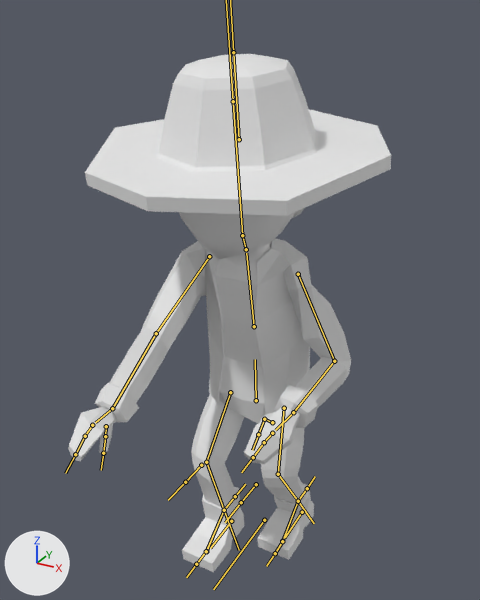
Two versions of the FBX model OutofLight/Assets/Graphics/PlayerCharacter/Dave.fbx, one commit apart.
Camera for both pictures: a 50 mm camera at (0.764, -1.555, 1.548) aimed at (-0.015, -0.139, 0.839). Lighting does not change. The marker at lower left points along +X, +Y and +Z. Both versions are drawn at frame 19 of the action 'Armature|Interact'; the numbers are the values there. The bones that bend it are drawn over the model as lines.

The first picture shows 'Character'.
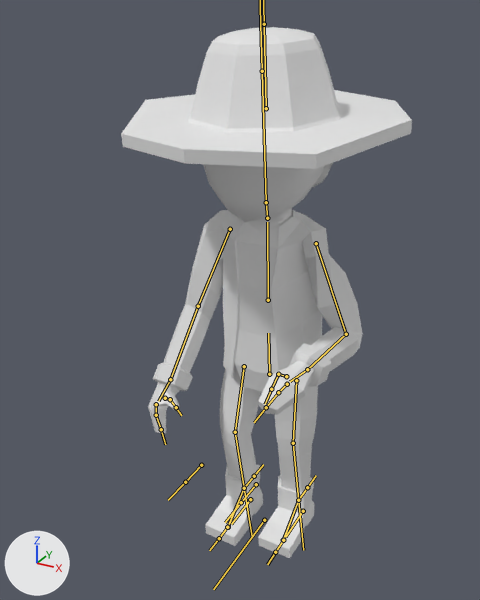
Location of each change, [x1, y1, x2, y2] in pixels of the pictures (480 x 600 px):
'Character', posed (10% narrower)
    before: [68, 54, 391, 572]
    after: [121, 27, 412, 558]
bone 'Hat', root to tip
    before: (239, 139) to (233, 52)
    after: (266, 108) to (264, 24)
bone 'Torso', root to tip
    before: (256, 400) to (255, 359)
    after: (269, 374) to (268, 333)
bone 'Chest', root to tip
    before: (254, 326) to (246, 253)
    after: (268, 300) to (267, 222)
bone 'Head', root to tip
    before: (242, 235) to (233, 101)
    after: (266, 202) to (262, 71)
bone 'Upper Arm.R', root to tip
    before: (209, 256) to (156, 333)
    after: (230, 229) to (198, 306)
bone 'Lower Arm.R', root to tip
    before: (156, 333) to (112, 408)
    after: (198, 306) to (170, 379)
bone 'Hand.R', root to tip
    before: (112, 408) to (95, 422)
    after: (170, 379) to (158, 401)
bone 'Thumb01.R', root to tip
    before: (106, 426) to (105, 436)
    after: (165, 398) to (170, 399)
bone 'Thumb02.R', root to tip
    before: (105, 436) to (103, 453)
    after: (170, 399) to (176, 407)
bone 'Upper Leg.L', root to tip
    before: (284, 408) to (278, 474)
    after: (296, 380) to (293, 443)
bone 'Lower Leg.L', root to tip
    before: (278, 474) to (298, 501)
    after: (293, 443) to (298, 500)
bone 'Upper Leg.R', root to tip
    before: (230, 392) to (206, 462)
    after: (244, 366) to (235, 432)
bone 'Lower Leg.R', root to tip
    before: (206, 462) to (224, 510)
    after: (235, 432) to (244, 488)
bone 'Leg Control.R', root to tip
    before: (231, 521) to (210, 548)
    after: (250, 499) to (231, 524)

Edits to the bpy script that builds the scene:
```text
Change bone_hat:
    where bone_hat = bpy.data.objects['Armature'].pose.bones['Hat']
    bone_hat.location: (0.01, -0.68, 1.76) -> (0.01, -0.14, 0.39)
    bone_hat.rotation_quaternion: (0.998, 0.064, 0.0, 0.0) -> (0.999, 0.045, 0.0, 0.0)  # degrees (7, 0, 0) -> degrees (5, 0, 0)
Change bone_torso:
    where bone_torso = bpy.data.objects['Armature'].pose.bones['Torso']  # child of 'Root'
    bone_torso.location: (-0.02, -0.54, -0.78) -> (-0.02, -0.14, 0.09)
Change bone_chest:
    where bone_chest = bpy.data.objects['Armature'].pose.bones['Chest']  # child of 'Torso'
    bone_chest.rotation_quaternion: (0.993, 0.12, -0.001, 0.0) -> (0.999, 0.043, -0.001, 0.0)  # degrees (14, 0, 0) -> degrees (5, 0, 0)
Change bone_head:
    where bone_head = bpy.data.objects['Armature'].pose.bones['Head']  # child of 'Neck'
    bone_head.rotation_quaternion: (0.998, 0.058, 0.0, 0.0) -> (1.0, 0.0, 0.0, 0.0)  # degrees (7, 0, 0) -> degrees (0, 0, 0)
Change bone_upper_arm_r:
    where bone_upper_arm_r = bpy.data.objects['Armature'].pose.bones['Upper Arm.R']  # child of 'Chest'
    bone_upper_arm_r.rotation_quaternion: (0.796, -0.237, 0.135, 0.54) -> (0.973, -0.177, 0.023, 0.146)  # degrees (-15, 28, 64) -> degrees (-20, 6, 16)
Change bone_lower_arm_r:
    where bone_lower_arm_r = bpy.data.objects['Armature'].pose.bones['Lower Arm.R']  # child of 'Upper Arm.R'
    bone_lower_arm_r.rotation_quaternion: (0.998, -0.049, -0.027, -0.039) -> (0.995, -0.027, -0.033, 0.089)  # degrees (-6, -3, -4) -> degrees (-3, -4, 10)
Change bone_hand_r:
    where bone_hand_r = bpy.data.objects['Armature'].pose.bones['Hand.R']  # child of 'Lower Arm.R'
    bone_hand_r.rotation_quaternion: (0.704, 0.161, -0.689, 0.067) -> (0.985, 0.005, -0.173, -0.025)  # degrees (90, -82, -72) -> degrees (1, -20, -3)
Change bone_thumb01_r:
    where bone_thumb01_r = bpy.data.objects['Armature'].pose.bones['Thumb01.R']  # child of 'Hand.R'
    bone_thumb01_r.rotation_quaternion: (0.827, -0.438, -0.274, -0.22) -> (1.0, 0.0, 0.0, 0.0)  # degrees (-52, -40, -9) -> degrees (0, 0, 0)
Change bone_thumb02_r:
    where bone_thumb02_r = bpy.data.objects['Armature'].pose.bones['Thumb02.R']  # child of 'Thumb01.R'
    bone_thumb02_r.rotation_quaternion: (1.0, 0.0, 0.0, 0.0) -> (0.945, -0.14, 0.165, -0.245)  # degrees (0, 0, 0) -> degrees (-21, 14, -32)
Change bone_upper_leg_l:
    where bone_upper_leg_l = bpy.data.objects['Armature'].pose.bones['Upper Leg.L']  # child of 'Torso'
    bone_upper_leg_l.rotation_quaternion: (0.998, 0.063, 0.007, 0.004) -> (1.0, 0.017, 0.006, 0.003)  # degrees (7, 1, 1) -> degrees (2, 1, 0)
Change bone_lower_leg_l:
    where bone_lower_leg_l = bpy.data.objects['Armature'].pose.bones['Lower Leg.L']  # child of 'Upper Leg.L'
    bone_lower_leg_l.rotation_quaternion: (0.945, 0.327, -0.013, 0.002) -> (0.996, 0.087, -0.013, 0.001)  # degrees (38, -2, 0) -> degrees (10, -1, 0)
Change bone_upper_leg_r:
    where bone_upper_leg_r = bpy.data.objects['Armature'].pose.bones['Upper Leg.R']  # child of 'Torso'
    bone_upper_leg_r.rotation_quaternion: (0.94, 0.341, 0.001, -0.004) -> (0.993, 0.118, 0.001, -0.003)  # degrees (40, 0, 0) -> degrees (14, 0, 0)
Change bone_lower_leg_r:
    where bone_lower_leg_r = bpy.data.objects['Armature'].pose.bones['Lower Leg.R']  # child of 'Upper Leg.R'
    bone_lower_leg_r.rotation_quaternion: (0.882, 0.472, 0.0, 0.0) -> (0.982, 0.19, 0.0, 0.0)  # degrees (56, 0, 0) -> degrees (22, 0, 0)
Change bone_leg_control_r:
    where bone_leg_control_r = bpy.data.objects['Armature'].pose.bones['Leg Control.R']  # child of 'Root'
    bone_leg_control_r.location: (0.0, 1.33, 0.1) -> (0.0, 0.0, 0.0)
```
